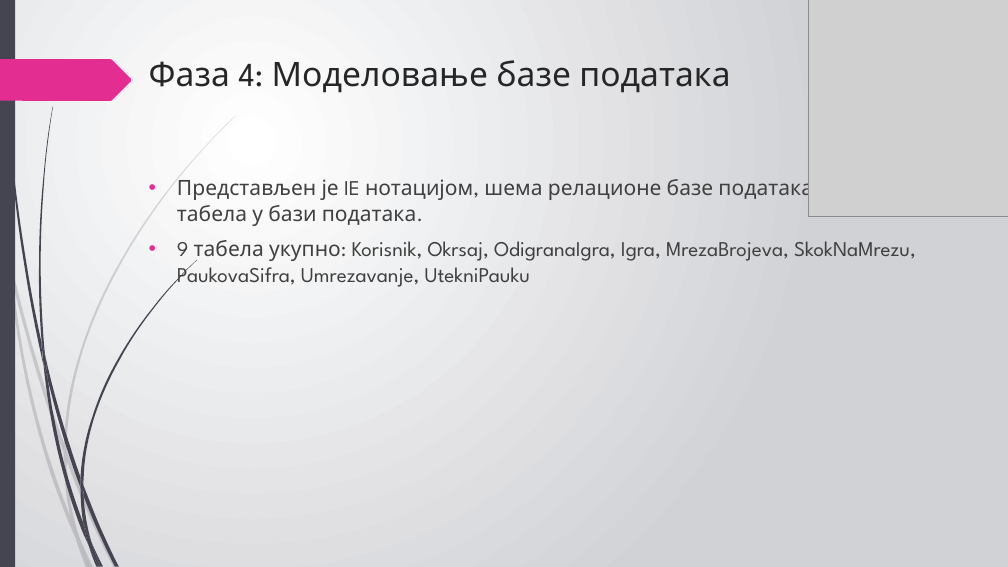
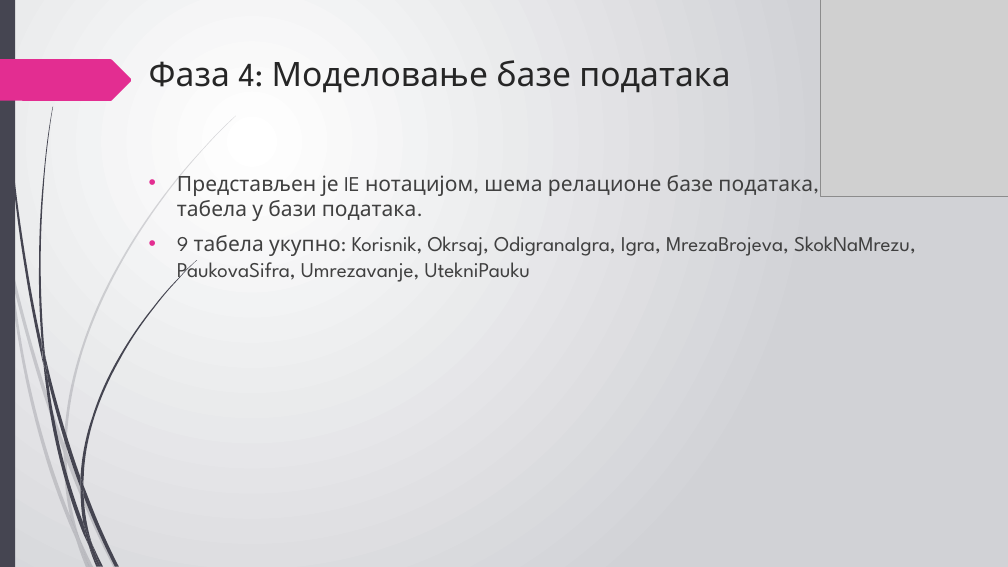
Before and after one commit to sanjaadrobnjak/psi-projekat, a slide deck: slide 8 of Dokumentacija/Mreza znanja.pptx. Drawn at 1008x567 pixels with LibreOffice and Linux fonts; fonts in the diff are those of the drawing; grey boxes stand for pictures. Boxes give left, top, right and bottom in pixels: in the first picture for what was removed or moved away, otherwise in the second. Text is boxed around its words. In the diff, an @@ line names an element or a change of style, - is before the commit and + after.

```diff
--- a/Dokumentacija/Mreza znanja.pptx
+++ b/Dokumentacija/Mreza znanja.pptx
@@ picture resized from (x1=808, y1=0, x2=1008, y2=217) to (x1=820, y1=0, x2=1008, y2=197) @@
@@ text "Представљен је IE нотацијом, шема ..." rewrapped from (x1=177, y1=175, x2=916, y2=287) to (x1=177, y1=175, x2=985, y2=282) @@
```
Also in this commit, not shown: 10 other slides changed.
